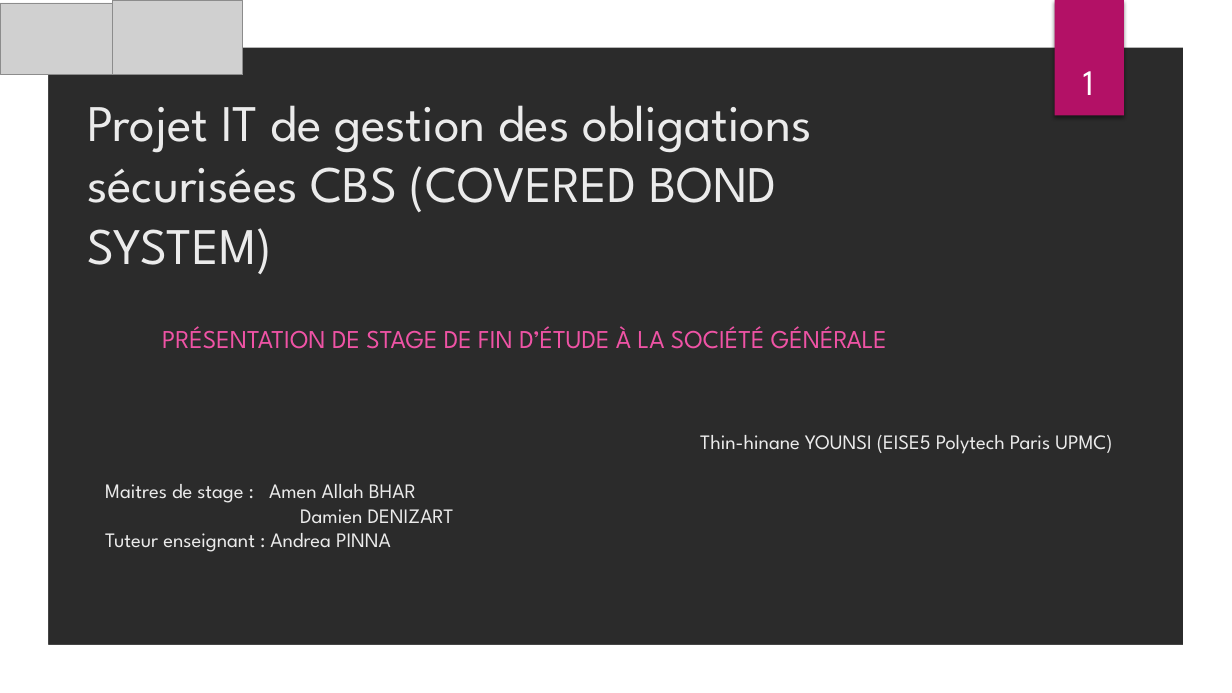
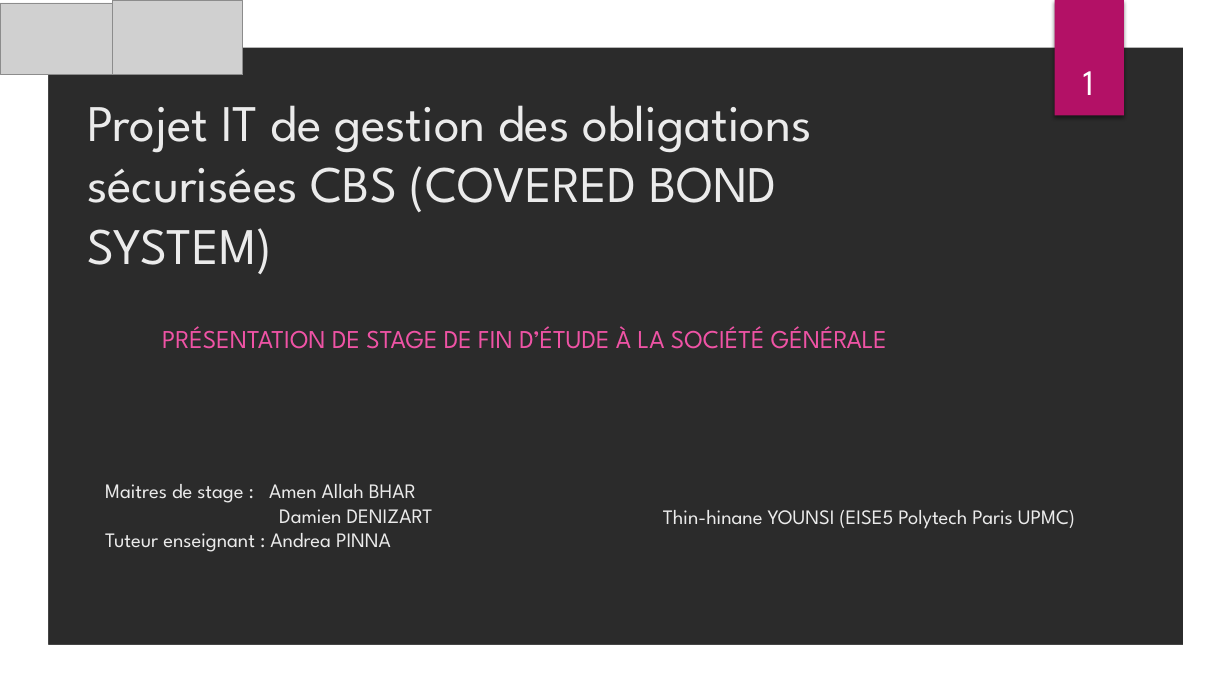
Before and after one commit to Thin-hinane/Rapport-de-stage-, a slide deck: slide 1 of PROJET IT DE GESTION DES OBLIGATIONS SECURISEES CBS.pptx. Drawn at 1232x693 pixels with LibreOffice and Linux fonts; fonts in the diff are those of the drawing; grey boxes stand for pictures; background and template pictures are left out; a plain dark background stands for a picture behind light text. Boxes give left, top, right and bottom in pixels: in the first picture for what was removed or moved away, otherwise in the second. Text is boxed around its words. In the diff, an @@ line names an element or a change of style, - is before the commit and + after.

```diff
--- a/PROJET IT DE GESTION DES OBLIGATIONS SECURISEES CBS.pptx
+++ b/PROJET IT DE GESTION DES OBLIGATIONS SECURISEES CBS.pptx
@@ text "Maitres de stage : Amen ..." rewrapped from (105, 484, 454, 552) to (105, 484, 433, 552) @@
@@ title "Thin-hinane YOUNSI (EISE5 Polytech Paris ...": place and size @@
-title "Thin-hinane YOUNSI (EISE5 Polytech Paris ..." at (700, 435, 1112, 454)
+title "Thin-hinane YOUNSI (EISE5 Polytech Paris ..." at (663, 510, 1075, 529)
```
Also in this commit, not shown: 5 other slides changed, 16 slides added.
